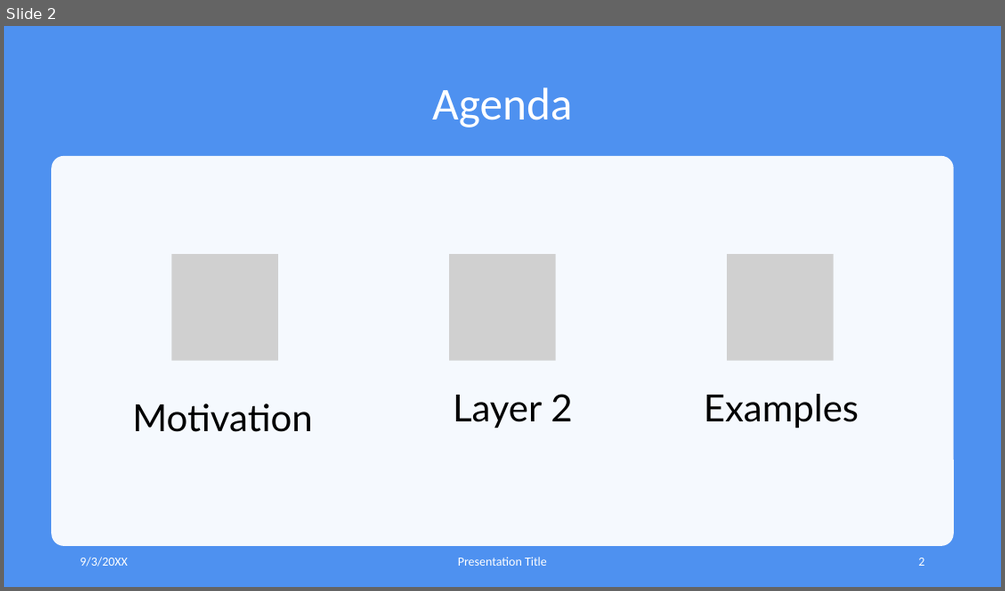
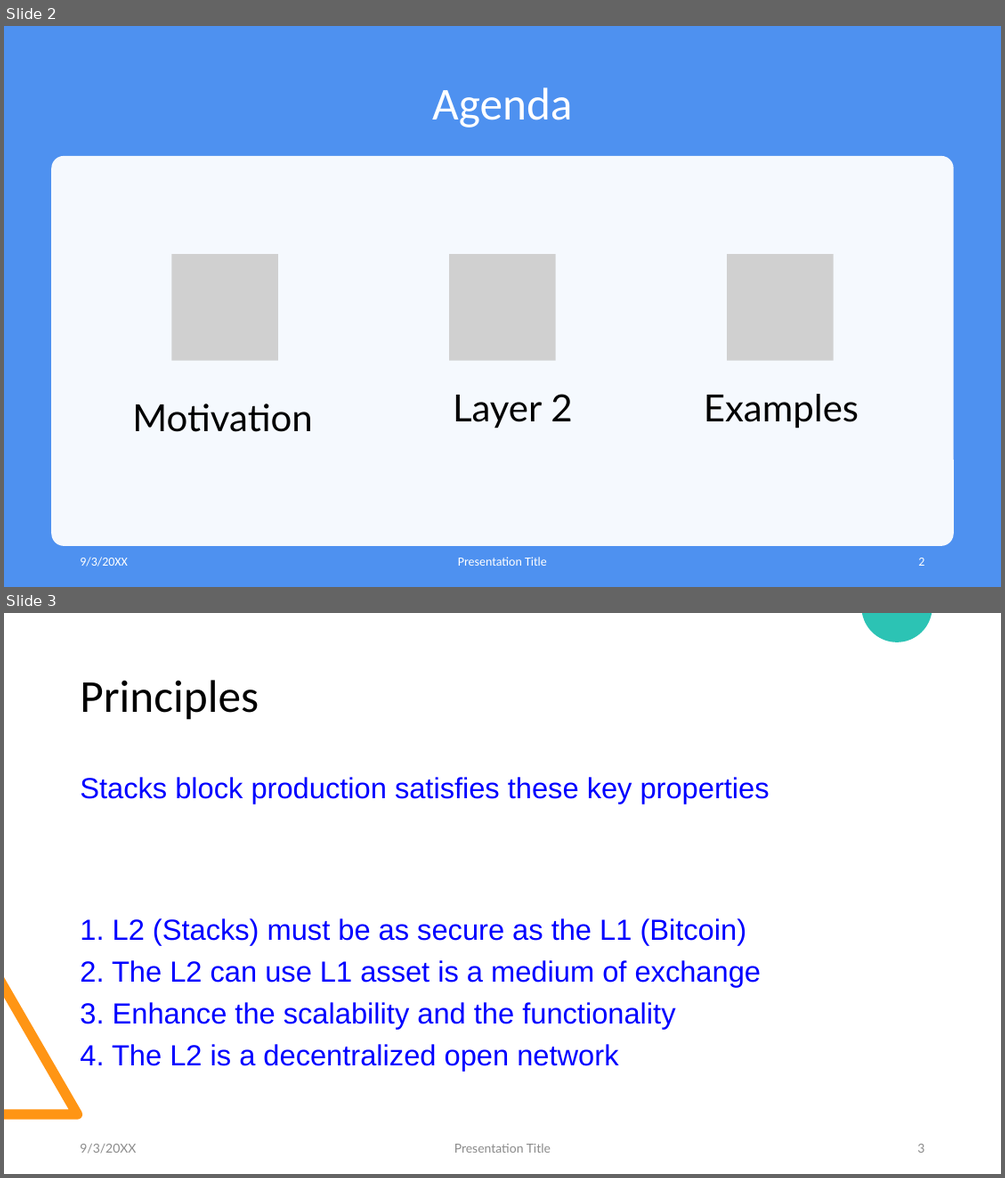
Before and after one commit to wonder-phil/ClarityWorkshopMain, a slide deck: Proof-of-transfer.pptx. Shown one above the other, each under a label of ours: slide 2 before the commit, slides 2 and 3 after it. The pictures are 1005x591 and 1005x1178 pixels, drawn with LibreOffice and Linux fonts; fonts in the diff are those of the drawing; grey boxes stand for pictures. Boxes give left, top, right and bottom in pixels: in the first picture for what was removed or moved away, otherwise in the second. Text is boxed around its words. In the diff, an @@ line names an element or a change of style, - is before the commit and + after.

```diff
--- a/Proof-of-transfer.pptx
+++ b/Proof-of-transfer.pptx
@@ slide 3 added at [4, 613, 1001, 1174], background #FFFFFF @@
@@ freeform shape added at [863, 613, 932, 642], fill #2CC3B4 @@
@@ title added at [80, 680, 259, 720], 44 pt, text #000000 @@
+Principles
@@ text added at [80, 777, 769, 1070], 28 pt, text #0000FF @@
+Stacks block production satisfies these key properties
+1. L2 (Stacks) must be as secure as the L1 (Bitcoin)
+2. The L2 can use L1 asset is a medium of exchange
+3. Enhance the scalability and the functionality
+4. The L2 is a decentralized open network
@@ freeform shape added at [4, 977, 82, 1119], fill #FF9514 @@
@@ text added at [80, 1143, 136, 1153], 12 pt, text #8C8C8C @@
+9/3/20XX
@@ text added at [454, 1143, 550, 1152], 12 pt, text #8C8C8C @@
+Presentation Title
@@ page number added at [917, 1143, 924, 1152], 12 pt, text #8C8C8C @@
+3
```
Also in this commit, not shown: 2 slides changed, 1 other slide added, 2 other files.
